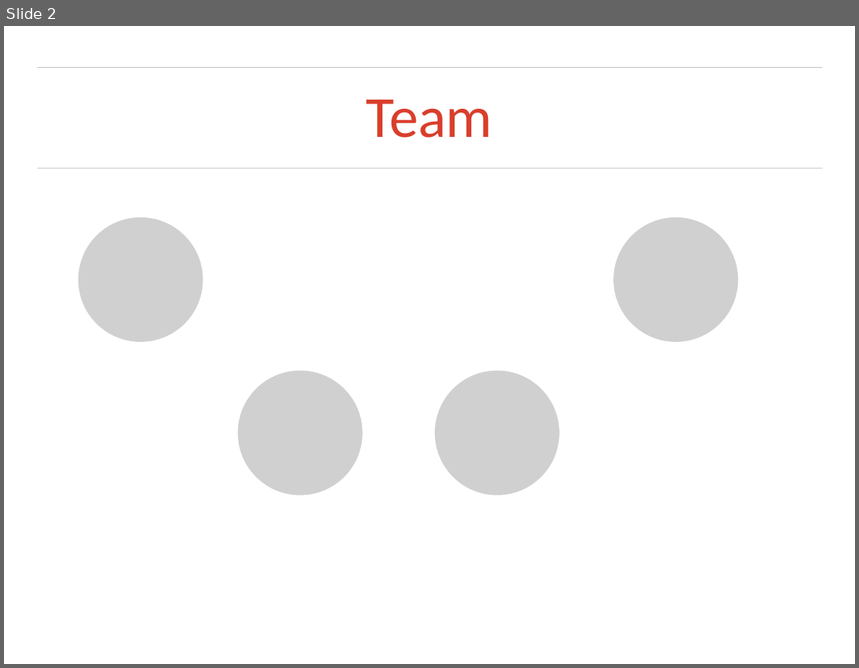
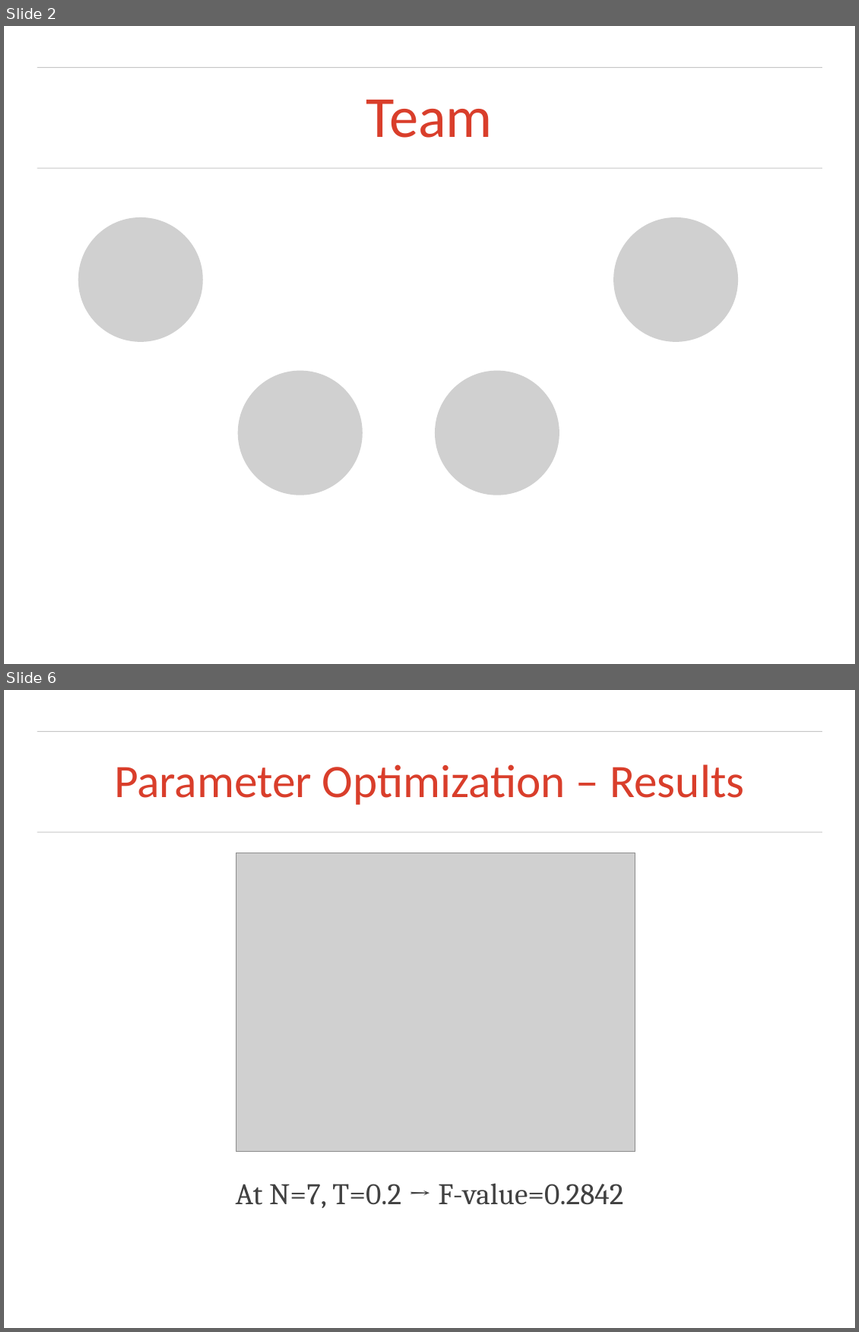
Before and after one commit to otarabai/pp2ex, a slide deck: presentations/2014.01.23/final_presentation.ppt. Shown one above the other, each under a label of ours: slide 2 before the commit, slides 2 and 6 after it; the slides between them are not shown. The pictures are 859x668 and 859x1332 pixels, drawn with LibreOffice and Linux fonts; fonts in the diff are those of the drawing; grey boxes stand for pictures; background and template pictures are left out. Boxes give left, top, right and bottom in pixels: in the first picture for what was removed or moved away, otherwise in the second. Text is boxed around its words. In the diff, an @@ line names an element or a change of style, - is before the commit and + after.

```diff
--- a/presentations/2014.01.23/final_presentation.ppt
+++ b/presentations/2014.01.23/final_presentation.ppt
@@ slide 6 added at <box>4,690,855,1328</box>, background picture (left out); not listed: 2 template elements that a slide beside it also shows @@
@@ title added at <box>114,764,744,805</box>, 56 pt, text #D93E2B @@
+Parameter Optimization – Results
@@ picture added at <box>237,853,636,1152</box> @@
@@ text added at <box>236,1183,623,1208</box>, 36 pt, text #414141 @@
+At N=7, T=0.2 → F-value=0.2842
```
Also in this commit, not shown: 6 slides changed, 6 other slides added, 9 slides removed, 6 other files.
